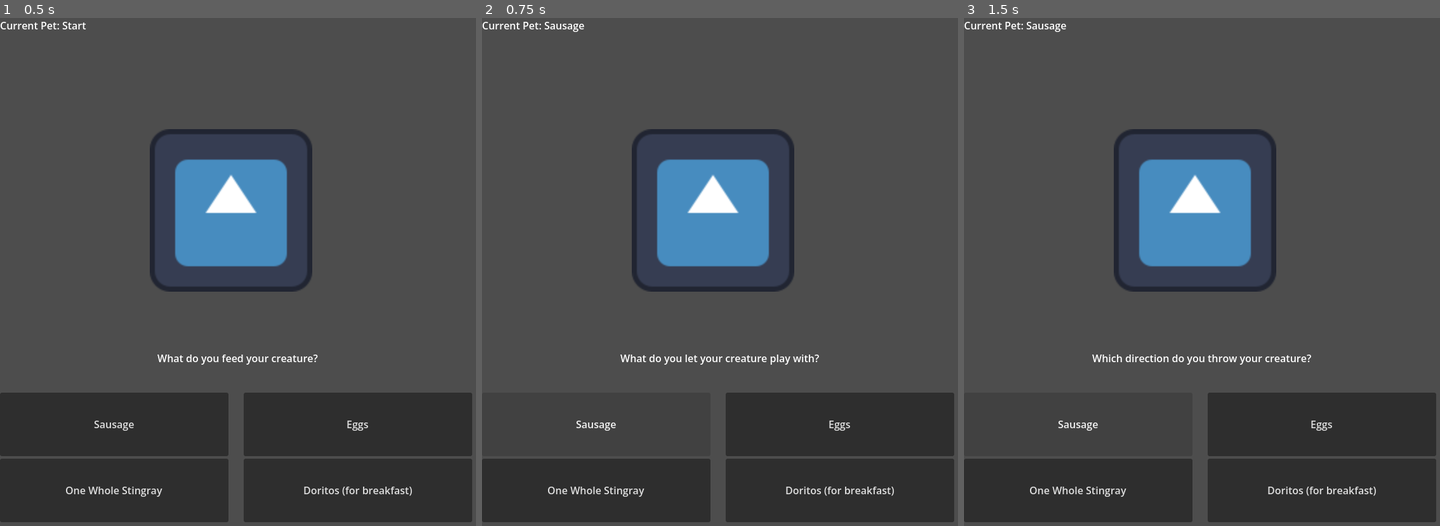
Above: before the commit, frames 1-3 (left to right).
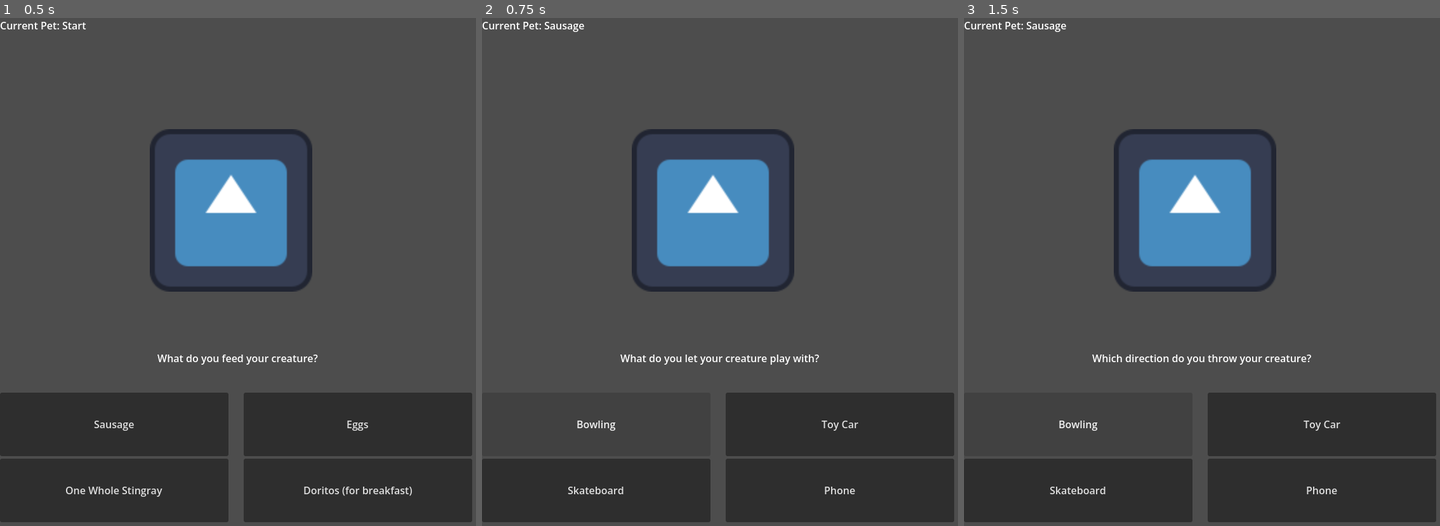
Above: after the commit, the same moments.

Repository: clov3r-leaf/Jame-Gam-Game-Jam
Game: Godot game, scene res://scenes/main_game.tscn
Same seed, same stepped clock (60 frames per second), same inputs: the game is played once before the commit and once after it. The engine's default icon, where the game draws it, is replaced by a stand-in: a white triangle on a blue panel in a dark square.
Inputs:
- Up to frame 1 (0.5 s): no input
- Up to frame 2 (0.75 s): click "Sausage" at 0.5 s
- Up to frame 3 (1.5 s): click "Sausage" (after the commit: "Bowling") at 1.25 s

Frame 1 is identical in both runs. In frame 2, 0.5% of the frame differs, in the area x 13-87%, y 79-95%; in frame 3, 0.5%.
Error before the commit: Out of bounds get index '8' (on base: 'Array[Array]') (res://scenes/main_game.gd:79)
Error after the commit: Out of bounds get index '8' (on base: 'Array[Array]') (res://scenes/main_game.gd:72)

Commit message:
Update main_game.gd

Diff:
--- a/scenes/main_game.gd
+++ b/scenes/main_game.gd
@@ -42,9 +42,9 @@
 var growth_adj_list: Array[Array] = [
 	["Start", [SAUSAGE, EGG, STINGRAY, DORITOS], ["Sausage", "Eggs", "One Whole Stingray", "Doritos (for breakfast)"], "res://assets/icon.svg"],
 	["Sausage", [BOWLING_PIN, CAR, SKATEBOARD, PHONE], ["Bowling", "Toy Car", "Skateboard", "Phone"], "res://assets/icon.svg"],
-	["Stingray", [BOOMERANG, GOLDFISH, TOY_BLOCKS, TOY_FISH], ["Boomerang", "Goldfish", "Toy Blocks", "Toy Fish"]],
-	["Egg", [SAUSAGE, EGG, STINGRAY, DORITOS], ["Sausage", "Eggs", "One Whole Stingray", "Doritos (for breakfast)"]],
-	["Doritos", [SAUSAGE, EGG, STINGRAY, DORITOS], ["Sausage", "Eggs", "One Whole Stingray", "Doritos (for breakfast)"]],
+	["Stingray", [BOOMERANG, GOLDFISH, TOY_BLOCKS, TOY_FISH], ["Boomerang", "Goldfish", "Toy Blocks", "Toy Fish"],"res://assets/icon.svg"],
+	["Egg", [SAUSAGE, EGG, STINGRAY, DORITOS], ["Sausage", "Eggs", "One Whole Stingray", "Doritos (for breakfast)"],"res://assets/icon.svg"],
+	["Doritos", [SAUSAGE, EGG, STINGRAY, DORITOS], ["Sausage", "Eggs", "One Whole Stingray", "Doritos (for breakfast)"],"res://assets/icon.svg"],
 ]
 
 var cur_pet_type: int = 0
@@ -75,5 +75,6 @@
 func option_pressed(option_no: int) -> void:
 	cur_pet_type = growth_adj_list[cur_pet_type][AdjList.GROWTH_PATH][option_no]
 	cur_question_no += 1
+	update_options(cur_pet_type)
 	%QuestionLabel.text = questions[cur_question_no]
 	$PetSprite.texture = load(growth_adj_list[cur_pet_type][AdjList.SPRITE_PATH])
